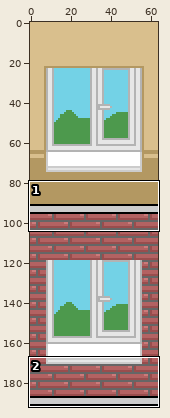
Edited in one commit: pixel-art file (Art/Office Pack/Tiles/windows.ase). The first picture is a wide view before the edit; the outline marks the close-up.
Close-up. Before the edit:
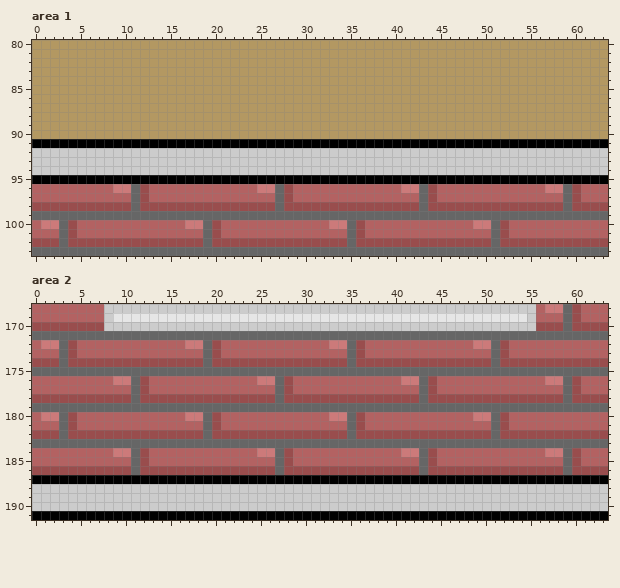
64x192 pixels, 1 frame. Shown: area 1: x 0..63, y 80..103; area 2: x 0..63, y 168..191.
And afterwards:
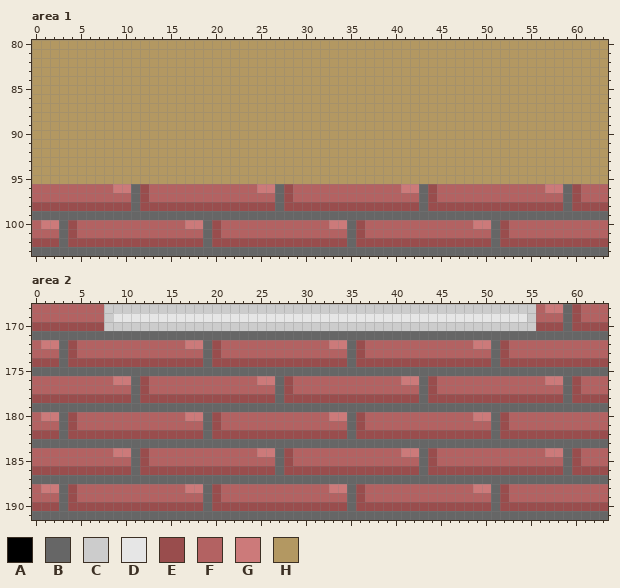
Palette (. is transparent): A #000000  B #666666  C #cccccc  D #e6e6e6  E #994d4d  F #b36262  G #cc7a7a  H #b39862
Edits made:
Area 1, layer "Layer 1":
The author changed colour A to colour H in row 91 at x 0 to 63; in row 95 at x 0 to 63.
The author changed colour C to colour H in rows 92 to 94 at x 0 to 63.
Area 2, layer "Layer 1":
The author changed colour A to colour B in row 187 at x 0 to 63; in row 191 at x 0 to 63.
The author changed colour C to colour B in rows 188 to 190 at x 3, 19, 35 and 51.
The author changed colour C to colour E in rows 188 to 189 at x 4, 20, 36 and 52; in row 190 at x 0 to 2, 4 to 18, 20 to 34, 36 to 50 and 52 to 63.
The author changed colour C to colour F in row 188 at x 0, 5 to 16, 21 to 32, 37 to 48 and 53 to 63; in row 189 at x 0 to 2, 5 to 18, 21 to 34, 37 to 50 and 53 to 63.
The author changed colour C to colour G in row 188 at x 1 to 2, 17 to 18, 33 to 34 and 49 to 50.
Boxes around the changes in both close-ups, in picture pixels (x1, y1, x2, y2):
changed: (32, 139, 608, 184)
changed: (32, 475, 608, 520)
